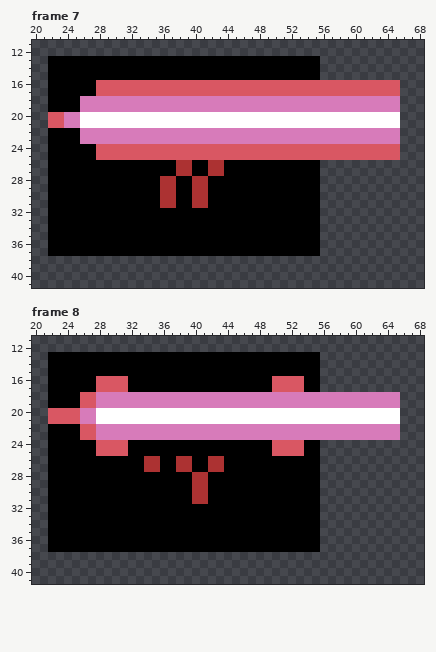
One commit to this pixel-art file: aseprite/UwUloscopioLaser.aseprite. This is how it looked before the edit.
69x69 pixels, 16 frames. Shown: frame 7: x 20..68, y 11..41; frame 8: x 20..68, y 11..41. The commit also changed other frames, which this record leaves out.
The result:
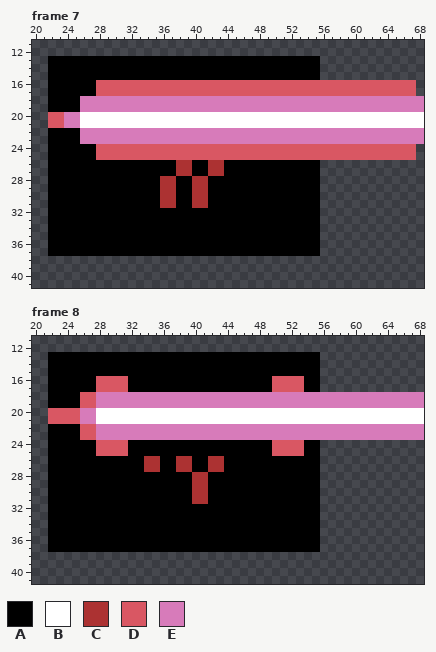
Palette (. is transparent): A #000000  B #ffffff  C #ac3232  D #d95763  E #d77bba
Changes in this commit:
Frame 7, layer "Laser_Face":
There is now colour B in rows 20 to 21 at x 66 to 68.
There is now colour D in rows 16 to 17 at x 66 to 67; in rows 24 to 25 at x 66 to 67.
There is now colour E in rows 18 to 19 at x 66 to 68; in rows 22 to 23 at x 66 to 68.
Frame 8, layer "Laser_Face":
There is now colour B in rows 20 to 21 at x 66 to 68.
There is now colour E in rows 18 to 19 at x 66 to 68; in rows 22 to 23 at x 66 to 68.
Boxes around the changes in both pictures, in picture pixels (x1, y1, x2, y2):
added: (400, 80, 424, 160)
added: (400, 392, 424, 440)
